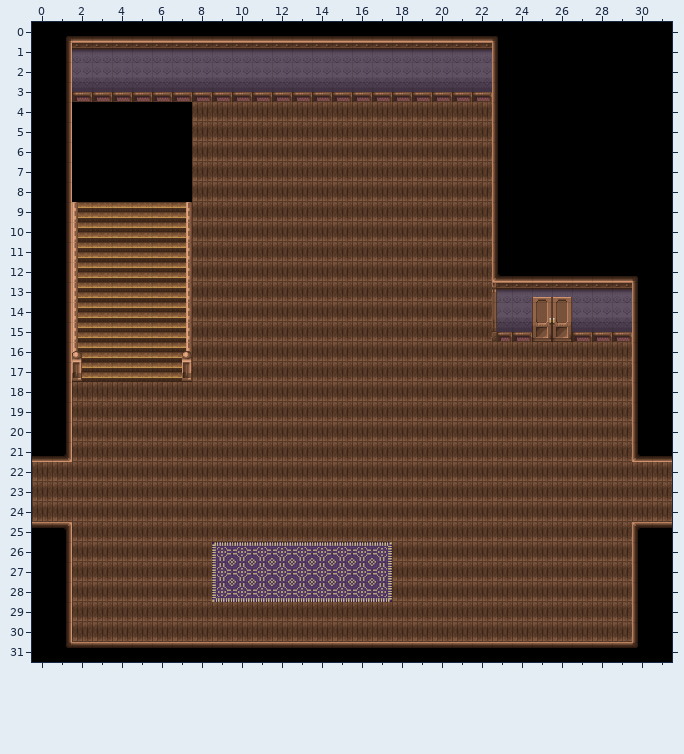
An edit to a level. Tiled map (JSON), assets/tmj/foyer_floor1.tmj. The picture above is the old version.
Cells are 32x32 px. Shown: x 0..31, y 0..31.
Once edited:
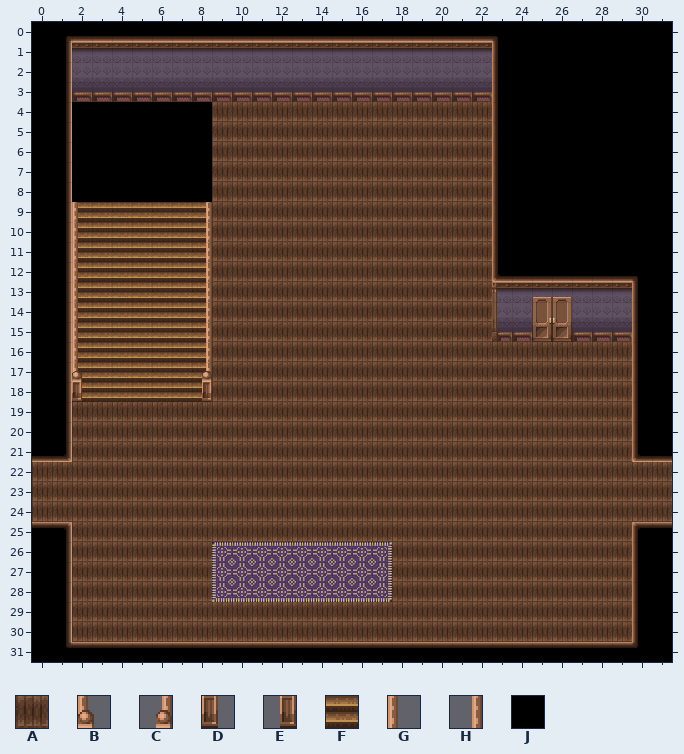
Key: from "Tileset": A 33, B 80, C 81, D 100, E 101, F 138, G 160, H 161, J 191.
_ is an empty cell.
Edits made:
Layer "floor":
y 4..8: x 8 A -> J
Layer "objects":
y 9..17: x 8 _ -> F
y 18: x 2..8 _______ -> FFFFFFF
Layer "objects2":
y 9..15: x 7..8 H_ -> _H
y 16: x 2 B -> G; x 7..8 C_ -> _H
y 17: x 2 D -> B; x 7..8 E_ -> _C
y 18: x 2 _ -> D; x 8 _ -> E
Where, in picture pixels (left, top, right, bottom), the same in both pictures:
changed: (72, 102, 212, 402)
